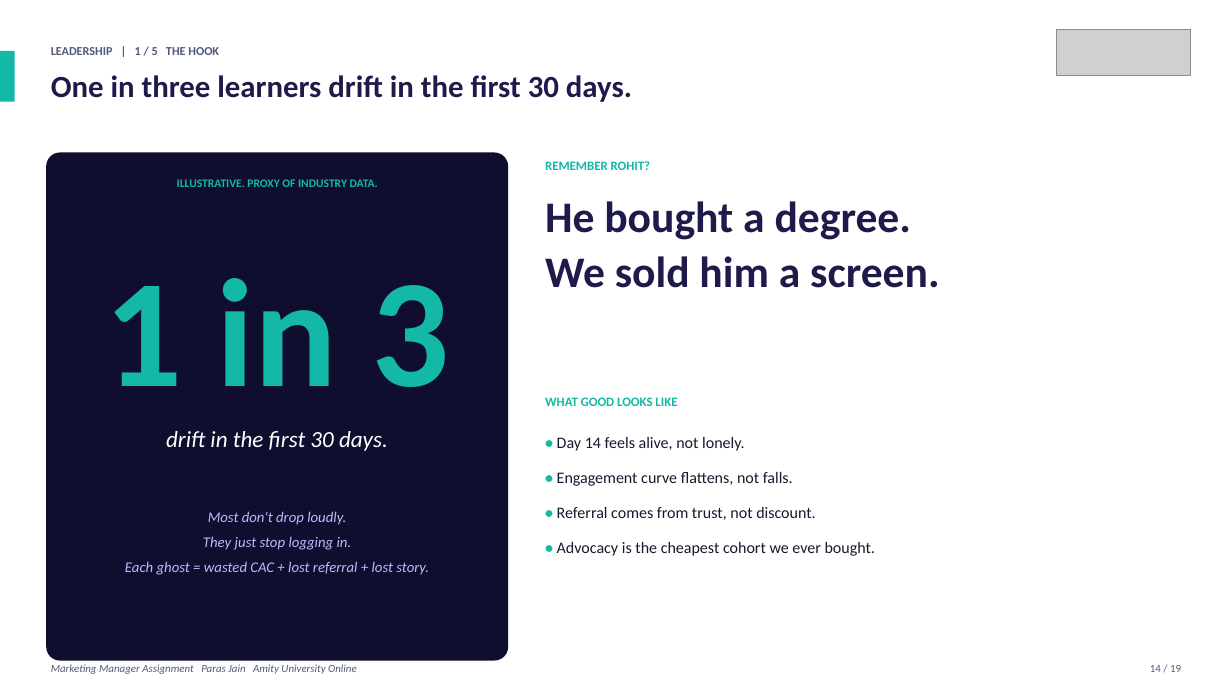
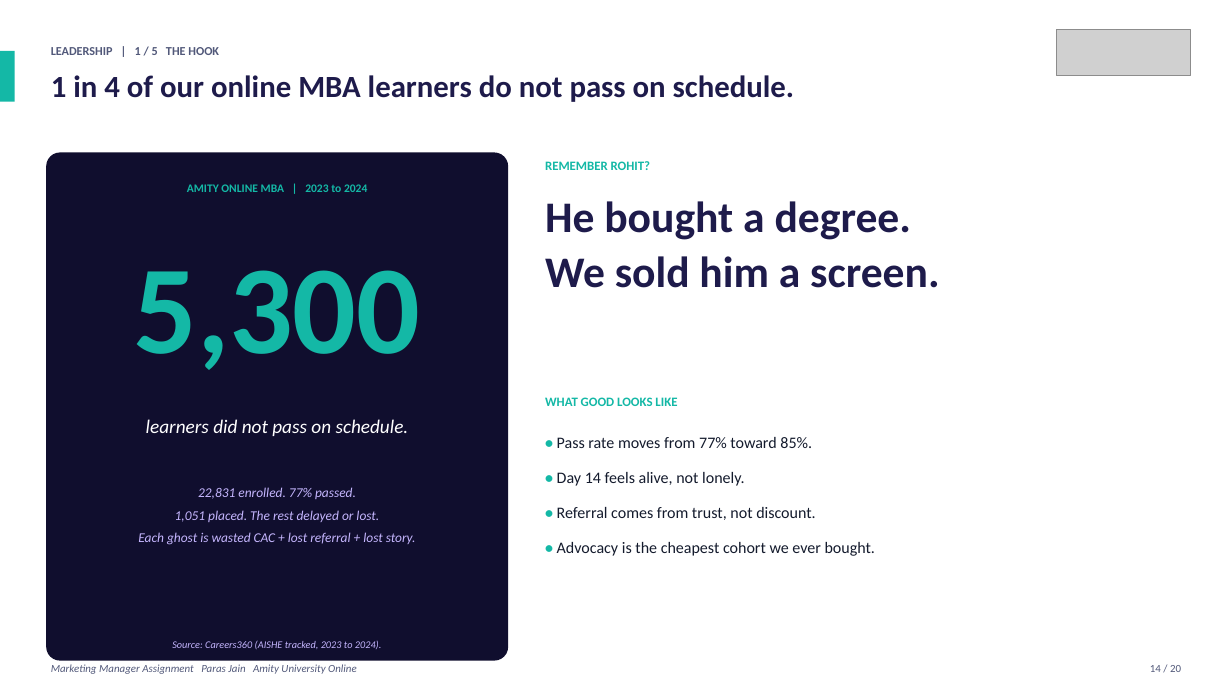
Before and after one commit to parasjain10/amity-marketing-manager-assignment, a slide deck: slide 14 of Amity_Online_Marketing_Manager_Assignment_Paras_Jain_Bloom.pptx. Drawn at 1232x693 pixels with LibreOffice and Linux fonts; fonts in the diff are those of the drawing; grey boxes stand for pictures. Boxes give left, top, right and bottom in pixels: in the first picture for what was removed or moved away, otherwise in the second. Text is boxed around its words. In the diff, an @@ line names an element or a change of style, - is before the commit and + after.

```diff
--- a/Amity_Online_Marketing_Manager_Assignment_Paras_Jain_Bloom.pptx
+++ b/Amity_Online_Marketing_Manager_Assignment_Paras_Jain_Bloom.pptx
@@ text at (x1=51, y1=75, x2=794, y2=102): text changed @@
-One in three learners drift in the first 30 days.
+1 in 4 of our online MBA learners do not pass on schedule.
@@ text removed at (x1=177, y1=179, x2=378, y2=187) @@
-ILLUSTRATIVE. PROXY OF INDUSTRY DATA.
@@ text added at (x1=187, y1=184, x2=367, y2=192), 9 pt, text #14B8A6, bold @@
+AMITY ONLINE MBA | 2023 to 2024
@@ text at (x1=133, y1=270, x2=420, y2=370): text changed; size 120 to 98 pt @@
-1 in 3
+5,300
@@ text added at (x1=146, y1=419, x2=409, y2=436), 15 pt, text #FFFFFF, italic @@
+learners did not pass on schedule.
@@ text removed at (x1=166, y1=431, x2=388, y2=451) @@
-drift in the first 30 days.
@@ text at (x1=557, y1=437, x2=812, y2=448): paragraph added @@
+• Pass rate moves from 77% toward 85%.
@@ text at (x1=557, y1=472, x2=793, y2=486): paragraph removed @@
-• Engagement curve flattens, not falls.
@@ text at (x1=138, y1=487, x2=416, y2=545): text changed; size 11.5 to 10.5 pt @@
-Most don't drop loudly.
-They just stop logging in.
-Each ghost = wasted CAC + lost referral + lost story.
+22,831 enrolled. 77% passed.
+1,051 placed. The rest delayed or lost.
+Each ghost is wasted CAC + lost referral + lost story.
@@ text added at (x1=172, y1=640, x2=382, y2=649), 8 pt, text #C4B5FD, italic @@
+Source: Careers360 (AISHE tracked, 2023 to 2024).
@@ text at (x1=1150, y1=665, x2=1181, y2=672): text changed @@
-14 / 19
+14 / 20
```
Also in this commit, not shown: 17 other slides changed, 2 slides added, 1 slide removed, 1 other file.
